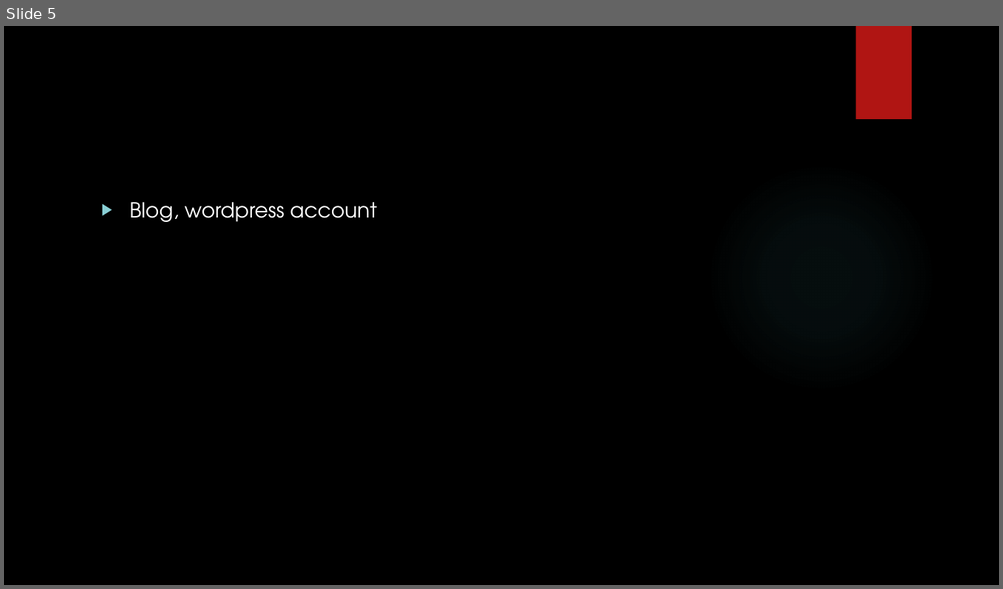
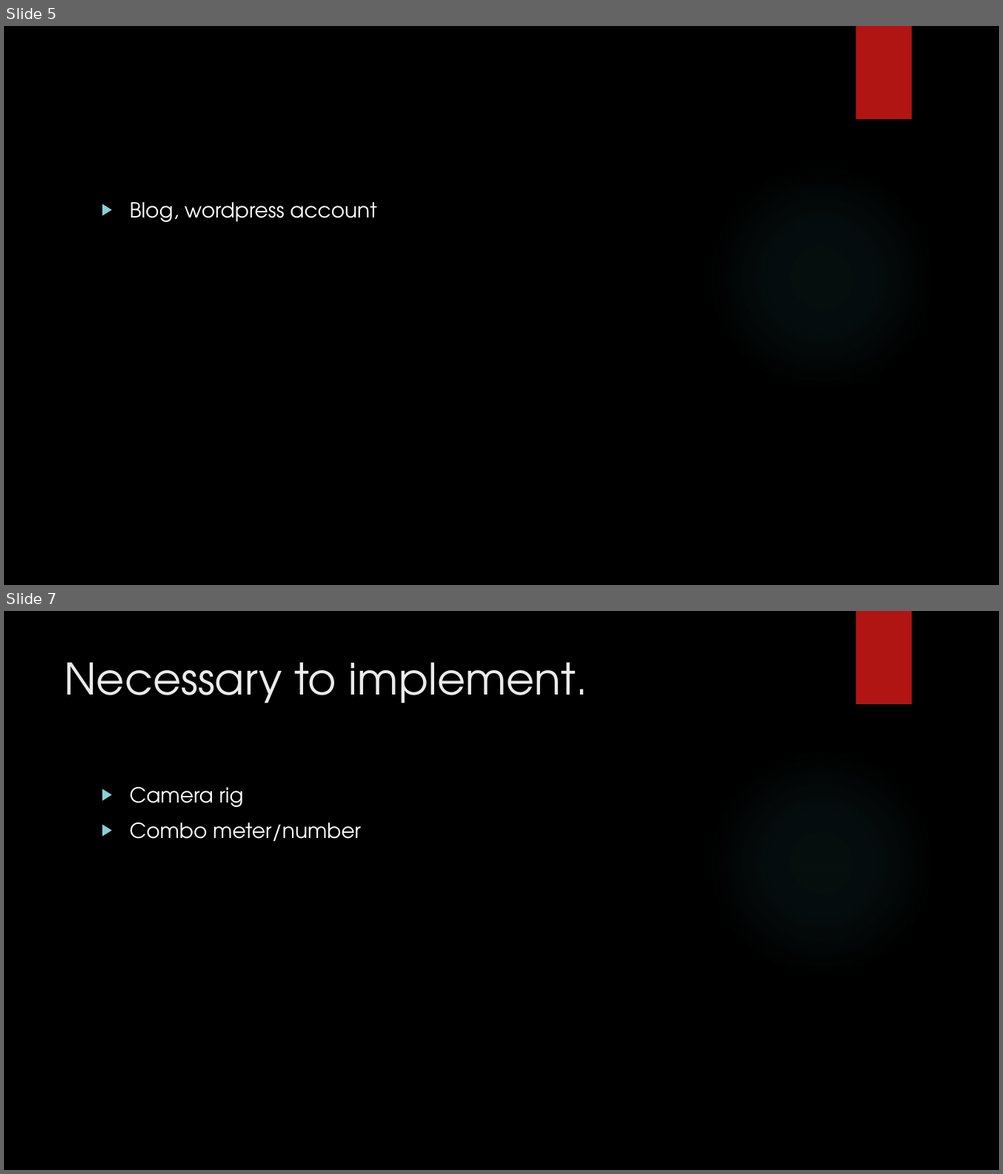
Before and after one commit to Faeblaze/Charged-attack-prototype, a slide deck: by next week.pptx. Shown one above the other, each under a label of ours: slide 5 before the commit, slides 5 and 7 after it; the slides between them are not shown. The pictures are 1003x589 and 1003x1174 pixels, drawn with LibreOffice and Linux fonts; fonts in the diff are those of the drawing; background and template pictures are left out. Boxes give left, top, right and bottom in pixels: in the first picture for what was removed or moved away, otherwise in the second. Text is boxed around its words. In the diff, an @@ line names an element or a change of style, - is before the commit and + after.

```diff
--- a/by next week.pptx
+++ b/by next week.pptx
@@ slide 7 added at (x1=4, y1=611, x2=999, y2=1170), background picture (left out); not listed: 2 template elements that a slide beside it also shows @@
@@ title added at (x1=64, y1=662, x2=588, y2=703), 42 pt, text #EBEBEB @@
+Necessary to implement.
@@ text added at (x1=130, y1=787, x2=361, y2=842), 20 pt, text #FFFFFF @@
+▶ Camera rig
+▶ Combo meter/number
```
Also in this commit, not shown: 2 other slides added.
